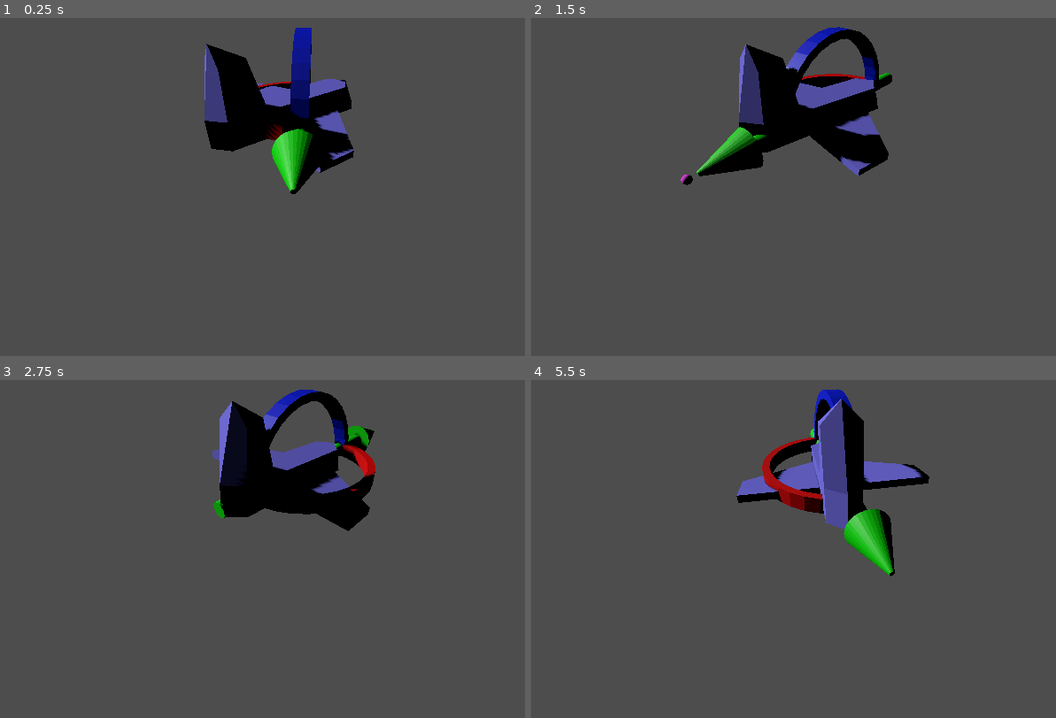
Above: before the commit, frames 1-4 (two rows, left to right).
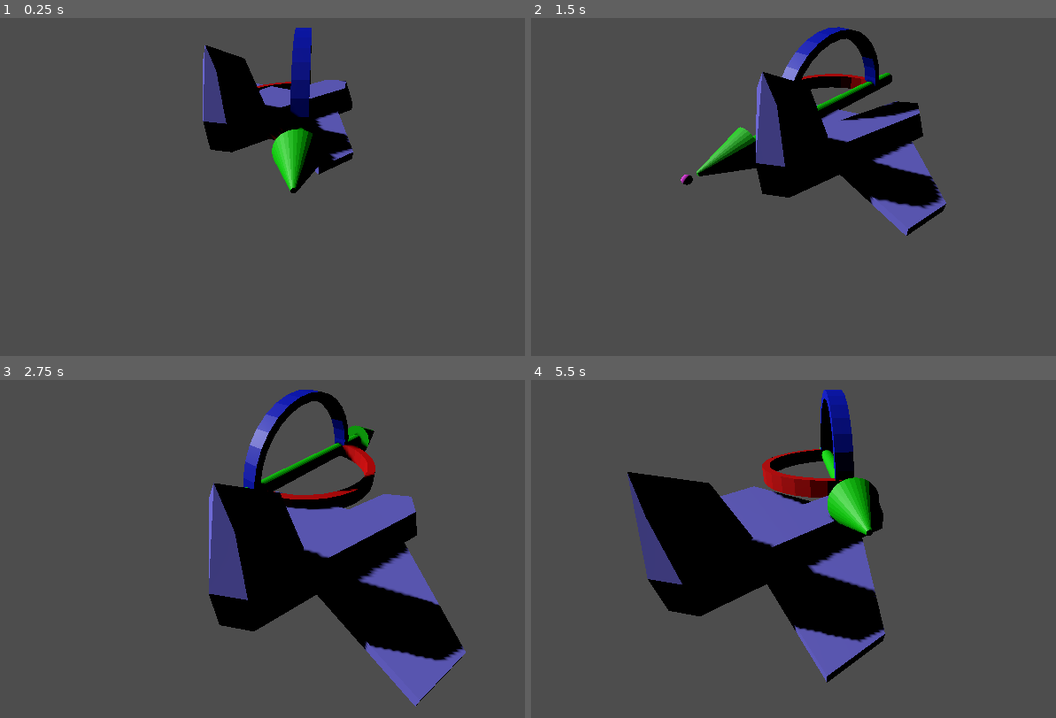
Above: after the commit, the same moments.

Repository: RinneT/3d_spaceship
Game: Godot game, scene res://cursor.tscn
Same seed, same stepped clock (60 frames per second), same inputs: the game is played once before the commit and once after it.
Inputs (mouse positions are in pixels of both pictures, inside the frame that each line leads up to):
- Up to frame 1 (0.25 s): no input
- Up to frame 2 (1.5 s): move the mouse to (982, 139) at 0.52 s; move the mouse to (688, 180) at 1.27 s
- Up to frame 3 (2.75 s): move the mouse to (367, 434) at 2.02 s
- Up to frame 4 (5.5 s): move the mouse to (793, 603) at 2.77 s; move the mouse to (1040, 582) at 3.52 s; move the mouse to (615, 461) at 4.27 s; move the mouse to (861, 521) at 5.02 s

The runs differ from the first frame. In frame 1, 0.7% of the frame differs, in the area x 38-68%, y 7-53%; in frame 2, 9.6%; in frame 3, 21%; in frame 4, 23%, in the area x 18-76%, y 2-90%.

Commit message:
Added basic steering behaviours

Diff:
--- /dev/null
+++ b/AI/Steering/2D/abstract_steering_2d.gd
@@ -0,0 +1,16 @@
+extends Node
+class_name AbstractSteering
+
+# Steering behaviour scripts for 2D space based on
+# "Artifical Intelligence for Games" by Ian Millington and John Funge
+# A few customizations have been made.
+# E.g. the steering behaviours will always return the desired velocity,
+# without care for the characters boundaries.
+# Capping must be conducted separately
+
+var character: Kinematic2D
+var target: Kinematic2D
+
+func get_steering() -> SteeringOutput2D:
+	push_error("Called get_steering in AbstractSteering class! Instantiate a behaviour class instead!")
+	return null
--- /dev/null
+++ b/AI/Steering/2D/align.gd
@@ -0,0 +1,41 @@
+class_name Align
+extends AbstractSteering
+
+var target_radius: float
+var slow_radius: float
+var max_rotation: float
+var time_to_target: float
+
+# Align algorithm to rotate to a target orientation and slow rotation down in time
+# Returns null if no steering is required
+# To Face the opposite direction, add pi to the target orientation!
+func get_steering() -> SteeringOutput2D:
+	var steering: SteeringOutput2D = SteeringOutput2D.new()
+	# Get the naive direction to the target
+	var rotation_direction: float = target.orientation - character.orientation
+
+	# Map the result to the (-pi, pi) interval
+	var rotation = 0.0 # TODO: remap()??
+	var rotation_size = abs(rotation_direction)
+
+	# Check if we are there, return no steering
+	if rotation_size < target_radius:
+		return null
+
+	# If we are outside the slow radius, use maximum rotation
+	# Otherwise, calculate a scaled rotation
+	var target_rotation = max_rotation
+	if rotation_size < slow_radius:
+		target_rotation = max_rotation * rotation_size / slow_radius
+
+	# The final target rotation combines speed and direction
+	target_rotation *= rotation / rotation_size
+
+	# Acceleration tries to get to the target rotation
+	steering.angular = target.rotation - character.rotation
+	steering.angular /= time_to_target
+
+	# We do not care about linear velocity here
+	# steering.linear = Vector2() # Unnecessary operation!
+
+	return steering
--- /dev/null
+++ b/AI/Steering/2D/arrive.gd
@@ -0,0 +1,37 @@
+class_name Arrive
+extends AbstractSteering
+
+var targetRadius: float
+var slow_radius: float
+var max_speed: float
+var time_to_target: float
+
+# Arrive algorithm to arrive at a target and slow down in time
+# Returns null if no steering is required
+func get_steering() -> SteeringOutput2D:
+	var steering: SteeringOutput2D = SteeringOutput2D.new()
+	# Get the direction to the target
+	var direction: Vector2 = target.position - character.position
+	var distance: float = direction.length()
+
+	# Check if we are there, return no steering
+	if distance < targetRadius:
+		return null
+
+	# If we are outside the slow radius, go max speed
+	# Otherwise scale the desired speed down
+	var target_speed: float = max_speed
+	if distance < slow_radius:
+		target_speed = max_speed * distance / slow_radius
+
+	# The target velocity combines direction and speed
+	var targetVelocity = direction.normalized() * target_speed
+
+	# Acceleration tries to get to the target velocity
+	steering.linear = targetVelocity - character.velocity
+	steering.linear = steering.linear / time_to_target
+
+	# We do not care about orientation here
+	# steering.angular = 0.0 # Unnecessary operation!
+
+	return steering
--- /dev/null
+++ b/AI/Steering/2D/face.gd
@@ -0,0 +1,22 @@
+class_name Face
+extends Align
+
+
+
+# Face algorithm to look at a given target
+func get_steering() -> SteeringOutput2D:
+	var predicted_target: Kinematic2D = target.duplicate()
+
+	# Work out the distance to the target
+	var direction = target.position - character.position
+
+	# Check for a zero direction and make no change if so
+	if direction.length() == 0:
+		return null
+
+	# Put the target together
+	predicted_target.orientation = atan2(-direction.x, direction.y)
+	target = predicted_target
+
+	# Delegate to align
+	return super.get_steering()
--- /dev/null
+++ b/AI/Steering/2D/flee.gd
@@ -0,0 +1,20 @@
+class_name Flee
+extends AbstractSteering
+
+var maxAcceleration: float
+
+# Flee algorithm to find the direction to move away from a
+# Does not re-orient the character!
+func get_steering() -> SteeringOutput2D:
+	var steering: SteeringOutput2D = SteeringOutput2D.new()
+	# Get the inverse direction from the target
+	steering.linear = character.position - target.position
+
+	# Give full acceleration along this direction
+	steering.linear = steering.linear.normalized()
+	steering.linear *= maxAcceleration
+
+	# We do not care about orientation here
+	# steering.angular = 0.0  # Unnecessary operation!
+
+	return steering
--- /dev/null
+++ b/AI/Steering/2D/look_where_youre_going.gd
@@ -0,0 +1,17 @@
+class_name LookWhereYoureGoing
+extends Align
+
+# Function to make a character look where they are going
+func get_steering() -> SteeringOutput2D:
+	var steering: SteeringOutput2D = SteeringOutput2D.new()
+
+	# Check for a zero direction and make no change if so
+	if character.velocity.length() == 0:
+		return null
+
+	# Otherwise set the target direction based on velocity
+	var target: Kinematic2D = character.duplicate()
+	target.orientation = atan2(-character.velocity.x, character.velocity.y)
+
+	# Delegate to align
+	return super.get_steering()
--- /dev/null
+++ b/AI/Steering/2D/pursue.gd
@@ -0,0 +1,28 @@
+class_name Pursue
+extends Seek
+
+var max_prediction: float
+
+# Pursue algorithm to find an efficient intercept course to a target
+func get_steering() -> SteeringOutput2D:
+	var predicted_target: Kinematic2D = target.duplicate()
+
+	# Work out the distance to the target
+	var direction = target.position - character.position
+	var distance = direction.length()
+
+	# Work out our current speed
+	var speed = character.velocity.length()
+
+	# Check if the speed is too small to give a reasonable prediction time
+	# Otherwise calculate the prediction time
+	var prediction = max_prediction
+	if speed > distance / max_prediction:
+		prediction = distance / speed
+
+	# Put the target together
+	predicted_target.position = target.velocity * prediction
+	target = predicted_target
+
+	# Delegate to seek
+	return super.get_steering()
--- /dev/null
+++ b/AI/Steering/2D/seek.gd
@@ -0,0 +1,20 @@
+class_name Seek
+extends AbstractSteering
+
+var maxAcceleration: float
+
+# Seek algorithm to find the direction to a point
+# Does not re-orient the character!
+func get_steering() -> SteeringOutput2D:
+	var steering: SteeringOutput2D = SteeringOutput2D.new()
+	# Get the direction to the target
+	steering.linear = target.position - character.position
+
+	# Give full acceleration along this direction
+	steering.linear = steering.linear.normalized()
+	steering.linear *= maxAcceleration
+
+	# We do not care about orientation here
+	# steering.angular = 0.0  # Unnecessary operation!
+
+	return steering
--- /dev/null
+++ b/AI/Steering/2D/velocity_match.gd
@@ -0,0 +1,17 @@
+class_name VelocityMatch
+extends AbstractSteering
+
+var time_to_target: float
+
+# Try to match the velocity of a target
+func get_steering() -> SteeringOutput2D:
+	var steering: SteeringOutput2D = SteeringOutput2D.new()
+
+	# Acceleration tries to get to the target velocity
+	steering.linear = target.velocity - character.velocity
+	steering.linear /= time_to_target
+
+	# We do not care about orientation here
+	# steering.angular = 0.0 # Unnecessary operation!
+
+	return steering
--- /dev/null
+++ b/AI/Steering/kinematic_2d.gd
@@ -0,0 +1,7 @@
+extends Node
+class_name Kinematic2D
+
+var position: Vector2
+var orientation: float
+var velocity: Vector2
+var rotation: float
--- /dev/null
+++ b/AI/Steering/steering_output_2d.gd
@@ -0,0 +1,5 @@
+class_name SteeringOutput2D
+extends Node
+
+var linear: Vector2 # desired linear velocity
+var angular: float # desired rotational velocity
--- a/camera_3d.gd
+++ b/camera_3d.gd
@@ -27,7 +27,7 @@
 # Called every frame. 'delta' is the elapsed time since the previous frame.
 func _process(delta: float) -> void:
 	set_cursor_position(delta)
-	ship.apply_torque(torque)
+	#ship.apply_torque(torque)
 
 func set_cursor_position(delta: float):
 	# https://www.youtube.com/watch?v=mJRDyXsxT9g
@@ -52,8 +52,8 @@
 		# Make the direction arrow look at the collision position
 		arrow.look_at(pos, Vector3.UP)
 
-		var torque_vec = get_torque_vector(ship, pos)
-		ship.apply_torque(torque_vec)
+		#var torque_vec = get_torque_vector(ship, pos)
+		#ship.apply_torque(torque_vec)
 
 
 # Find the desired rotation torque vector
@@ -70,6 +70,8 @@
 	else:
 		axis = (1 / sin(angle/2)) * Vector3(quat_change.x, quat_change.y, quat_change.z)
 	var direction_vector = axis.normalized()
+	var rot := Vector3(source.rotation.x, source.rotation.z, source.rotation.y)
+	print("Angle: " + str(angle) + " : " + str(axis) + " : " + str(rot.signed_angle_to(target, Vector3.UP)))
 
 	return pid_control(angle, direction_vector, source.angular_velocity)
 
@@ -93,5 +95,5 @@
 		clamp(desired_torque.y, -max_torque_roll, max_torque_roll),
 		clamp(desired_torque.z, -max_torque_yaw, max_torque_yaw))
 
-	print("PID: Angle: " + str(angle) + " Base Vector: " + str(vector) + " Proportionate: " + str(proportionate_vector) + " Derivative: " + str(derivative_vector) + " Integral: " + str(integral_vector) + " Desired Torque: " + str(desired_torque) + " Clamped Torque: " + str(torque_vector))
+	#print("PID: Angle: " + str(angle) + " Base Vector: " + str(vector) + " Proportionate: " + str(proportionate_vector) + " Derivative: " + str(derivative_vector) + " Integral: " + str(integral_vector) + " Desired Torque: " + str(desired_torque) + " Clamped Torque: " + str(torque_vector))
 	return torque_vector
--- a/cursor.tscn
+++ b/cursor.tscn
@@ -1,11 +1,12 @@
-[gd_scene load_steps=8 format=3 uid="uid://3knbfyyeqtox"]
+[gd_scene load_steps=9 format=3 uid="uid://3knbfyyeqtox"]
 
 [ext_resource type="PackedScene" uid="uid://dvgeo1fjxe7w3" path="res://Assets/Models/Direction_Arrow.glb" id="1_ya7cc"]
 [ext_resource type="Script" path="res://camera_3d.gd" id="2_7chbi"]
 [ext_resource type="PackedScene" uid="uid://dueshpaj6kek4" path="res://Assets/Models/Space_Ship.glb" id="3_82nvv"]
+[ext_resource type="Script" path="res://space_ship.gd" id="3_hswe5"]
 
 [sub_resource type="BoxShape3D" id="BoxShape3D_25o0d"]
-size = Vector3(115.611, 1, 142.215)
+size = Vector3(4610.16, 1, 5876.15)
 
 [sub_resource type="SphereMesh" id="SphereMesh_8reke"]
 
@@ -29,7 +30,7 @@
 [node name="ZeroPlane" type="Area3D" parent="."]
 
 [node name="CollisionShape3D" type="CollisionShape3D" parent="ZeroPlane"]
-transform = Transform3D(1, 0, 0, 0, 1, 0, 0, 0, 1, 0, -0.5, 0)
+transform = Transform3D(1, 0, 0, 0, 1, 0, 0, 0, 1, 361.823, -0.5, 187.307)
 shape = SubResource("BoxShape3D_25o0d")
 
 [node name="CursorPointer" type="MeshInstance3D" parent="."]
@@ -43,6 +44,7 @@
 shadow_enabled = true
 
 [node name="Space_Ship" type="RigidBody3D" parent="."]
+script = ExtResource("3_hswe5")
 
 [node name="Space_Ship_Mesh" parent="Space_Ship" instance=ExtResource("3_82nvv")]
 
--- /dev/null
+++ b/space_ship.gd
@@ -0,0 +1,44 @@
+extends RigidBody3D
+
+@export var behaviour: AbstractSteering
+var character: Kinematic2D = Kinematic2D.new()
+var target: Kinematic2D = Kinematic2D.new()
+var steering: SteeringOutput2D
+var pointer: Node3D
+
+# Called when the node enters the scene tree for the first time.
+func _ready() -> void:
+	behaviour = Arrive.new()
+	behaviour.max_speed = 1.0
+	behaviour.slow_radius = 15.0
+	behaviour.targetRadius = 1
+	behaviour.time_to_target = 0.1
+	behaviour.character = character
+	behaviour.target = target
+
+	pointer = get_parent().get_node("CursorPointer")
+	#behaviour = behaviour.new()
+	pass # Replace with function body.
+
+
+# Called every frame. 'delta' is the elapsed time since the previous frame.
+func _process(delta: float) -> void:
+	# Update the ai data
+	character.position.x = position.x
+	character.position.y = position.z
+
+	# Update the target data
+	target.position.x = pointer.global_position.x
+	target.position.y = pointer.global_position.z
+
+	# Update the steering
+	steering = behaviour.get_steering()
+
+	if steering:
+		# Apply the steering behaviours
+		# Convert 2D torque into 3D torque
+		var steering_torque_3d: Vector3 = Vector3()
+		apply_torque(steering_torque_3d)
+		# Convert 2D thrust into 3D thrust
+		var steering_force_3d: Vector3 = Vector3(steering.linear.x, 0, steering.linear.y)
+		apply_central_force(steering_force_3d)
